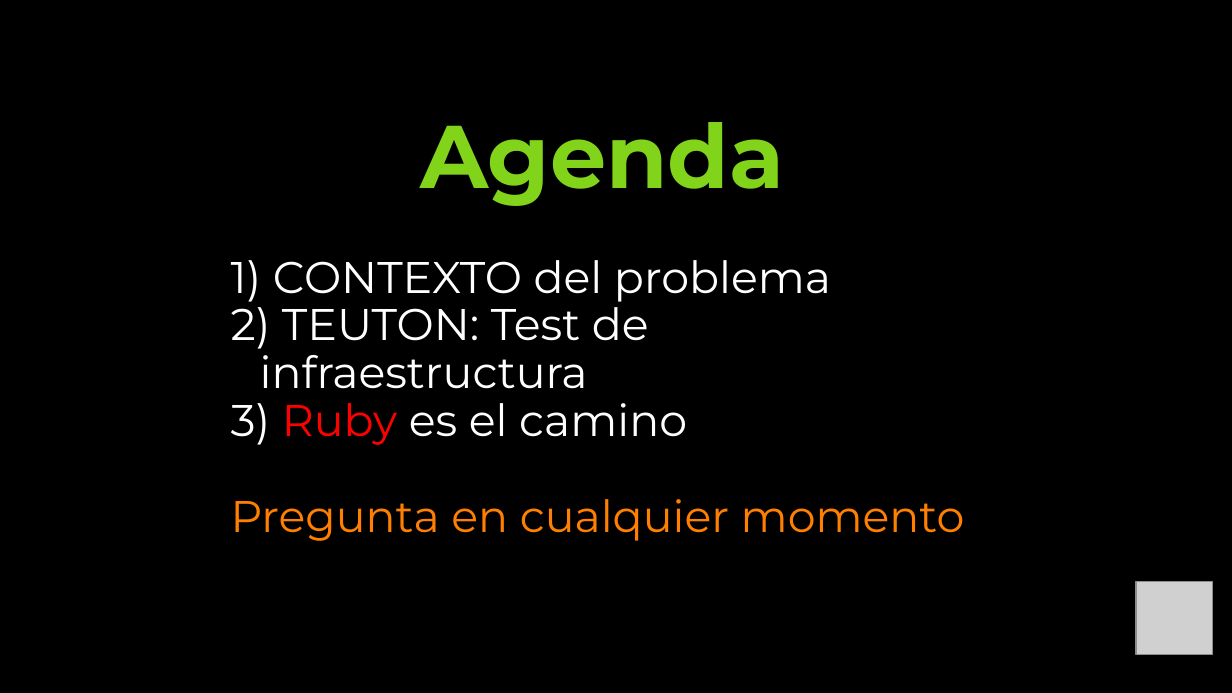
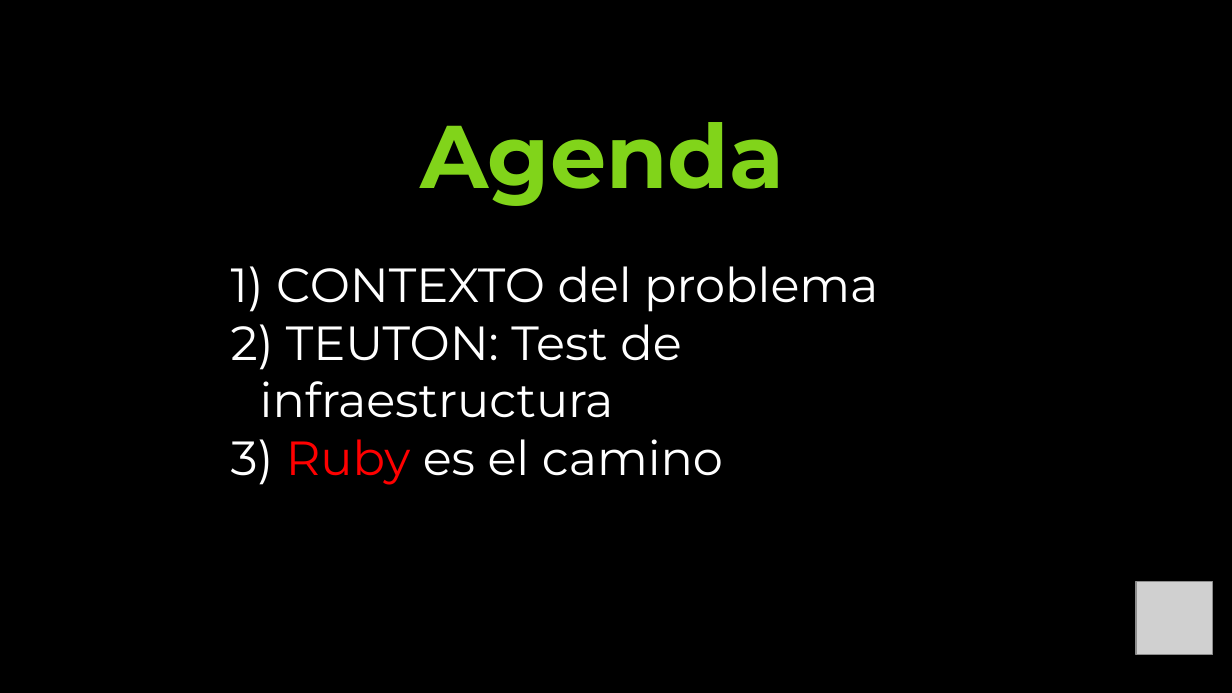
Before and after one commit to dvarrui/charlas, a slide deck: slide 6 of teuton/rubysur.2608/20260819-teuton-rubysur.odp. Drawn at 1232x693 pixels with LibreOffice and Linux fonts; fonts in the diff are those of the drawing; grey boxes stand for pictures. Boxes give left, top, right and bottom in pixels: in the first picture for what was removed or moved away, otherwise in the second. Text is boxed around its words. In the diff, an @@ line names an element or a change of style, - is before the commit and + after.

```diff
--- a/teuton/rubysur.2608/20260819-teuton-rubysur.odp
+++ b/teuton/rubysur.2608/20260819-teuton-rubysur.odp
@@ subtitle "CONTEXTO del problema" at [260, 266, 878, 485]: size 25.9 to 28 pt; line spacing 0.9 to 1 @@
@@ subtitle at [231, 499, 965, 541]: paragraph removed @@
-Pregunta en cualquier momento
```
Also in this commit, not shown: 1 other file.
